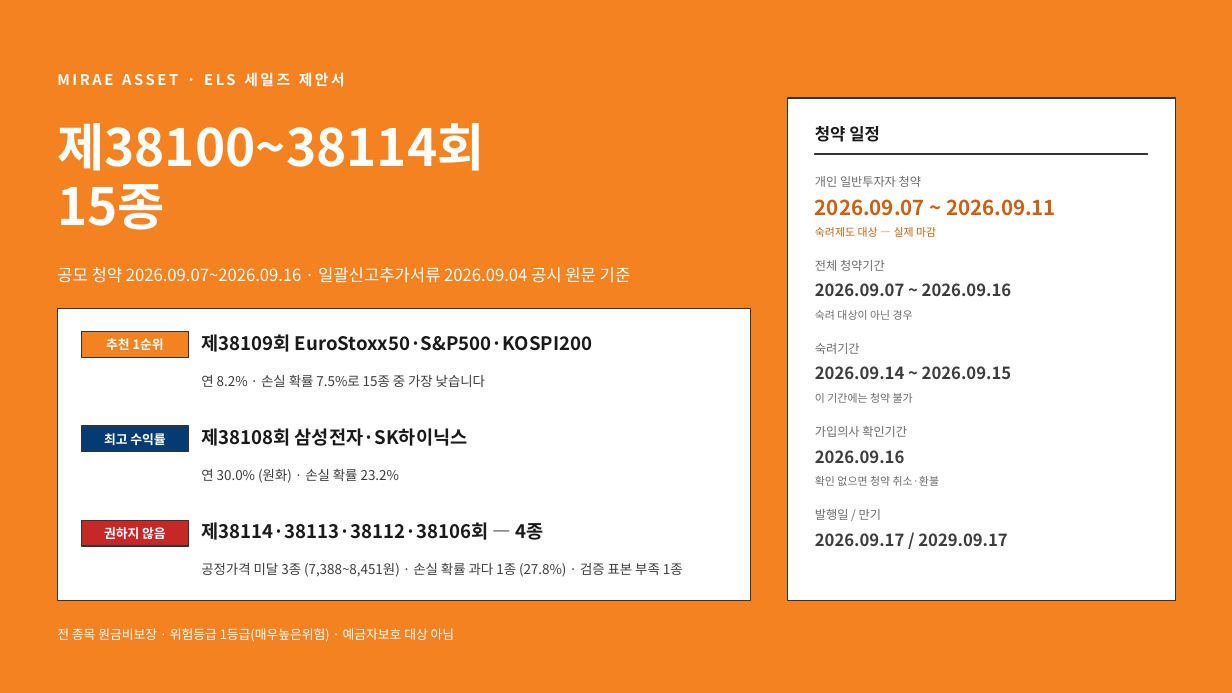
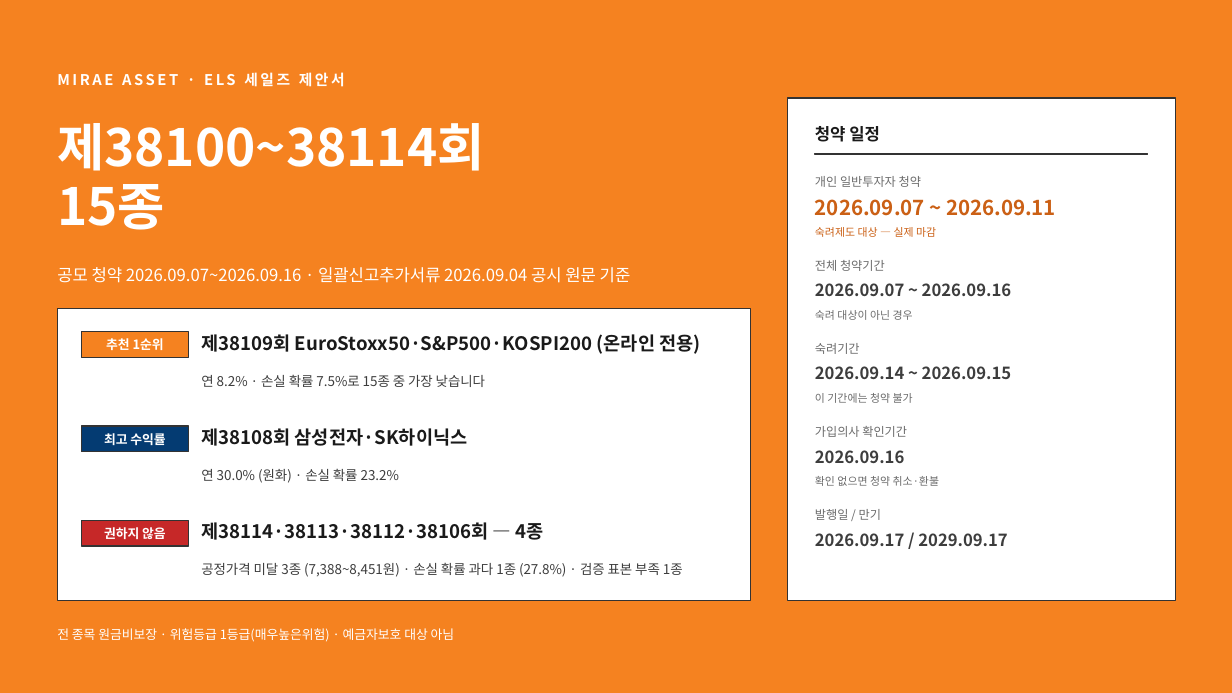
Before and after one commit to hanaroline/work_1, a slide deck: slide 1 of els-sales-deck.pptx. Drawn at 1232x693 pixels with LibreOffice and Linux fonts; fonts in the diff are those of the drawing. Boxes give left, top, right and bottom in pixels: in the first picture for what was removed or moved away, otherwise in the second. Text is boxed around its words. In the diff, an @@ line names an element or a change of style, - is before the commit and + after.

```diff
--- a/els-sales-deck.pptx
+++ b/els-sales-deck.pptx
@@ text at <box>201,334,700,354</box>: text changed @@
-제38109회 EuroStoxx50·S&P500·KOSPI200
+제38109회 EuroStoxx50·S&P500·KOSPI200 (온라인 전용)
```
Also in this commit, not shown: 4 other slides changed, 4 other files.
